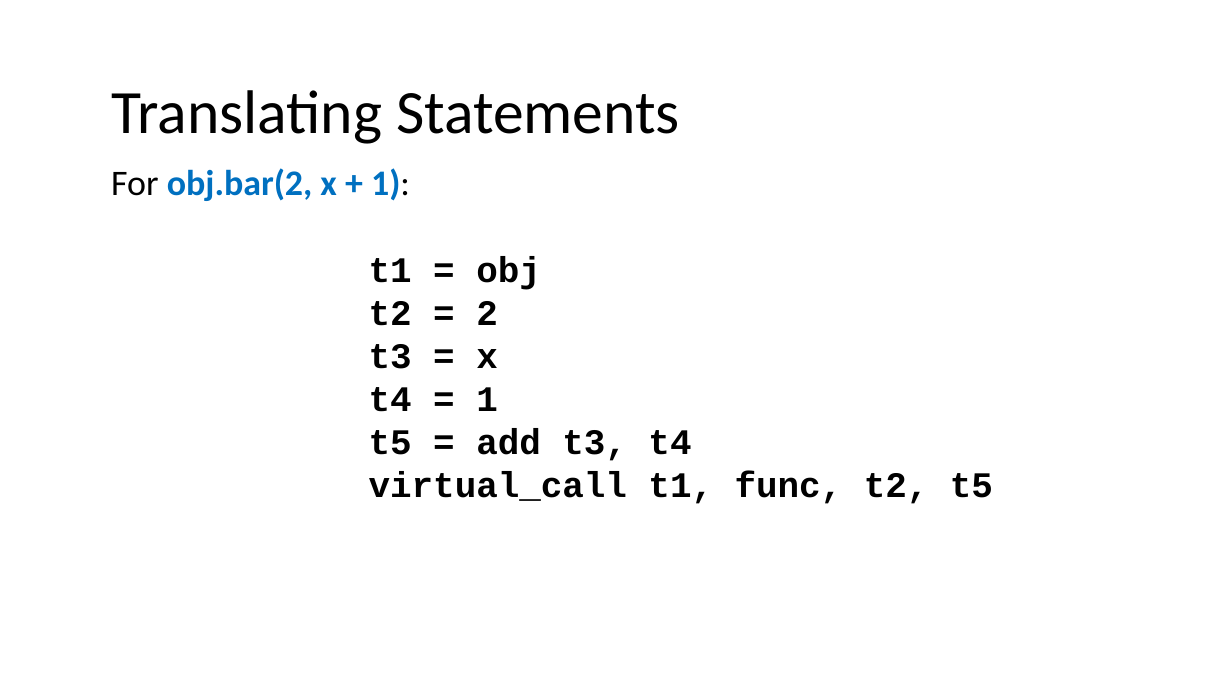
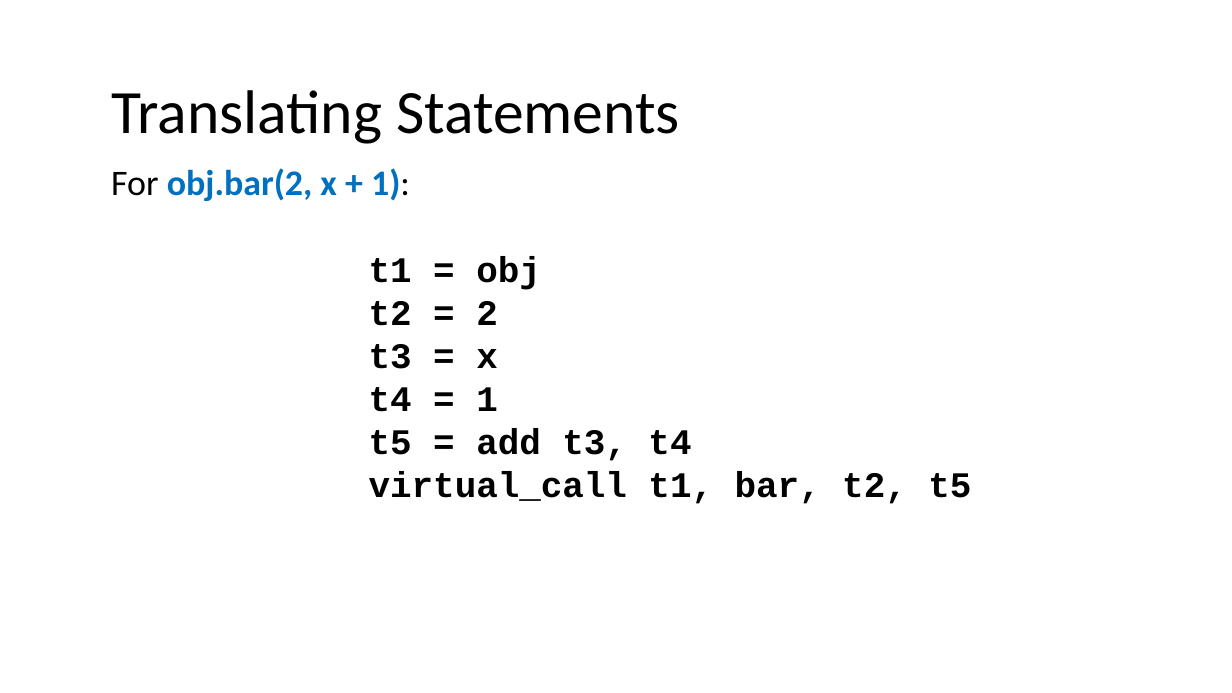
Before and after one commit to nivshani/compilation, a slide deck: slide 53 of slides/IR.pptx. Drawn at 1232x693 pixels with LibreOffice and Linux fonts; fonts in the diff are those of the drawing. Boxes give left, top, right and bottom in pixels: in the first picture for what was removed or moved away, otherwise in the second. Text is boxed around its words. In the diff, an @@ line names an element or a change of style, - is before the commit and + after.

```diff
--- a/slides/IR.pptx
+++ b/slides/IR.pptx
@@ text at [369, 472, 971, 504]: text changed @@
-virtual_call t1, func, t2, t5
+virtual_call t1, bar, t2, t5
```
Also in this commit, not shown: 1 other file.
